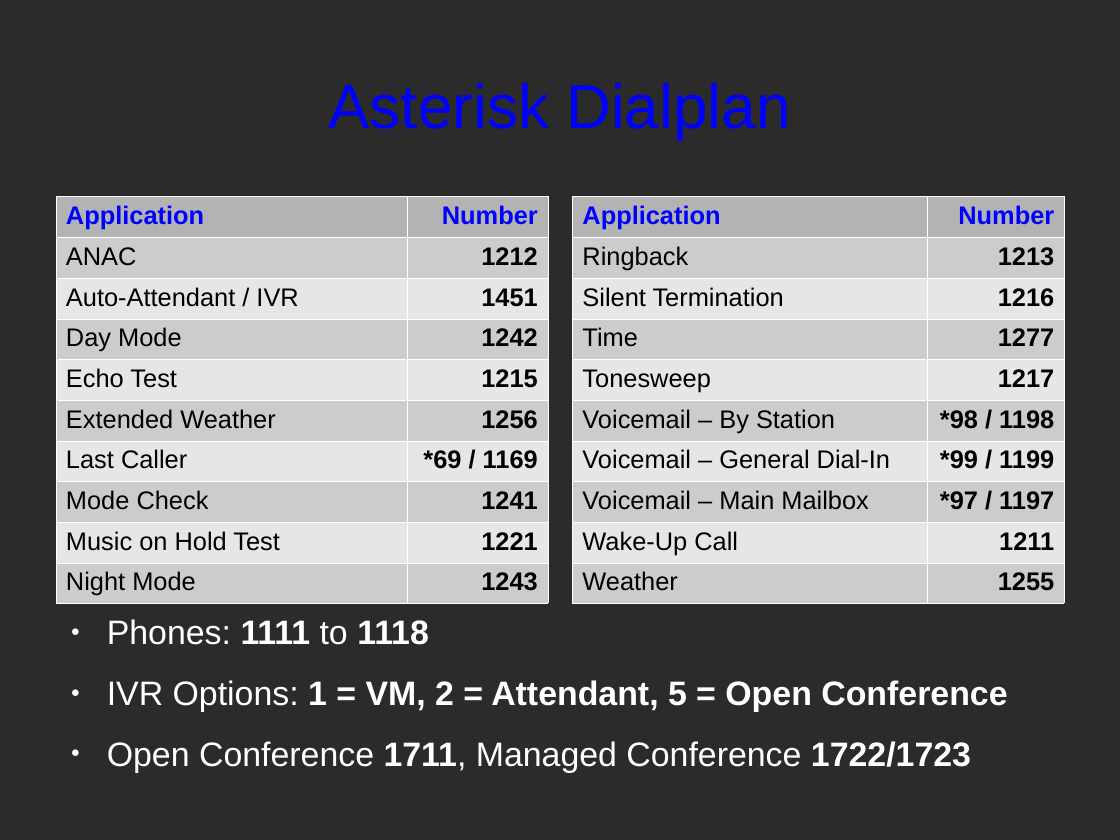
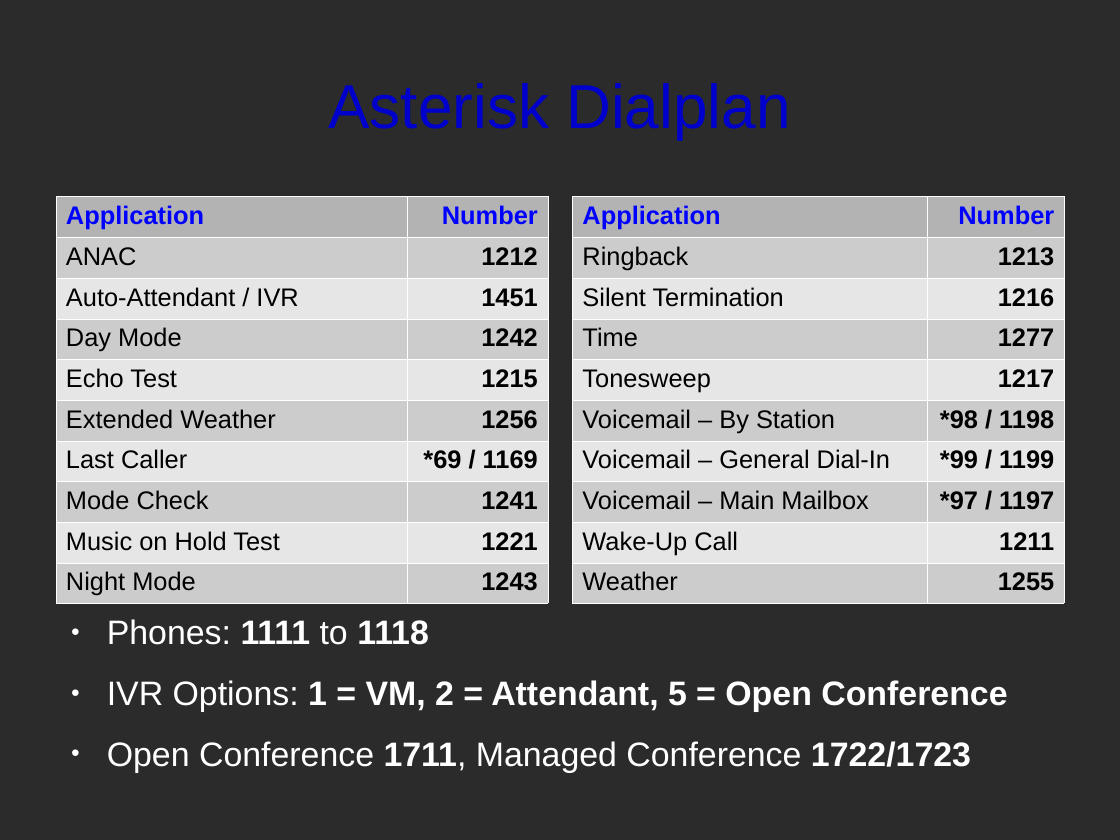
Before and after one commit to jpmcneely/Asterisk, a slide deck: slide 14 of LUG-Demo/Asterisk-Slides.odp. Drawn at 1120x840 pixels with LibreOffice and Linux fonts; fonts in the diff are those of the drawing; background and template pictures are left out; a plain dark background stands for a picture behind light text. Boxes give left, top, right and bottom in pixels: in the first picture for what was removed or moved away, otherwise in the second. Text is boxed around its words. In the diff, an @@ line names an element or a change of style, - is before the commit and + after.

```diff
--- a/LUG-Demo/Asterisk-Slides.odp
+++ b/LUG-Demo/Asterisk-Slides.odp
@@ title "Asterisk Dialplan" at box(329, 83, 790, 139): text colour #0000FF to #0000CC @@
```
Also in this commit, not shown: 14 other slides changed, 1 slide added.
